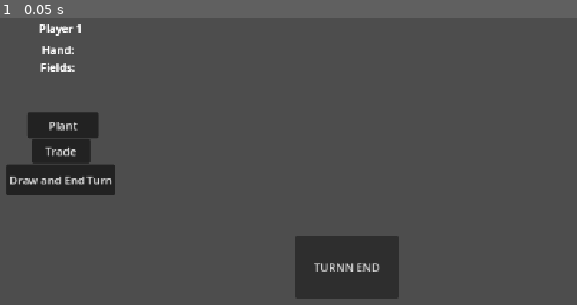
Above: before the commit, frame 1.
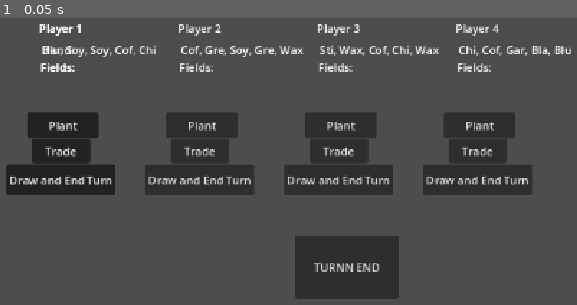
Above: after the commit, the same moment.

Repository: mahnoorqadri-serato/bohnanza-online
Game: Godot game, scene res://Scenes/test_scene.tscn
Same seed, same stepped clock (60 frames per second), same inputs: the game is played once before the commit and once after it.
Inputs:
- Up to frame 1 (0.05 s): no input

The runs differ from the first frame. In frame 1, 13% of the frame differs, in the area x 7-99%, y 2-62%.
Error before the commit: Parse Error: Expected indented block after function declaration. (res://Scripts/temp_player_gui.gd:15)

Commit message:
display hand (badly... oops)

Diff:
--- a/Scenes/TempPlayerGUI.tscn
+++ b/Scenes/TempPlayerGUI.tscn
@@ -15,21 +15,19 @@
 text = "Player 1"
 metadata/_edit_use_anchors_ = true
 
-[node name="Hand Label" type="Label" parent="Player/Player Label" unique_id=682335272]
-layout_mode = 0
-offset_left = 4.0
-offset_top = 31.0
-offset_right = 66.0
-offset_bottom = 54.0
+[node name="Hand Label" type="Label" parent="Player" unique_id=682335272]
+offset_left = 122.0
+offset_top = 50.0
+offset_right = 184.0
+offset_bottom = 73.0
 text = "Hand:"
 metadata/_edit_use_anchors_ = true
 
-[node name="Fields Label" type="Label" parent="Player/Player Label" unique_id=837494787]
-layout_mode = 0
-offset_left = 2.0
-offset_top = 56.0
-offset_right = 64.0
-offset_bottom = 79.0
+[node name="Fields Label" type="Label" parent="Player" unique_id=837494787]
+offset_left = 120.0
+offset_top = 75.0
+offset_right = 182.0
+offset_bottom = 98.0
 text = "Fields:"
 metadata/_edit_use_anchors_ = true
 
--- a/Scripts/game_manager.gd
+++ b/Scripts/game_manager.gd
@@ -52,6 +52,7 @@
 		var gui = TEMP_PLAYER_GUI.instantiate()
 		add_child(gui) # to make it show on screen, so that _ready and @onready run
 		gui.set_player_label(new_player.id)
+		gui.set_player_hand(new_player.hand)
 		gui.position.x += new_player.id * GUI_HORZ_SPACING
 		playerGuis.append( gui )
 		print("Player %d, Hand: %s, Fields: %s" % [new_player.id, new_player.hand.print(), new_player.print_fields()])
--- a/Scripts/temp_player_gui.gd
+++ b/Scripts/temp_player_gui.gd
@@ -1,19 +1,21 @@
 extends Node2D
 
-@export var playerNumber: int = -1
+@onready var playerLabel: Label = $"Player/Player Label"
+@onready var handLabel: Label = $"Player/Hand Label"
 
-@onready var playerLabel: Label = $"Player/Player Label"
 
 # Called when the node enters the scene tree for the first time.
 func _ready() -> void:
 	pass
 
 func set_player_label(id: int) -> void:
-	playerNumber = id
-	playerLabel.text = "Player " + str(playerNumber+1) #id is 0 indexed
+	playerLabel.text = "Player " + str(id+1) #id is 0 indexed
 
 func set_player_hand(hand: Hand) -> void:
-
+	var names: Array[String] = []
+	for card in hand.cards:
+		names.append(card.name.substr(0, 3))
+	handLabel.text = ", ".join(names)
 
 # Called every frame. 'delta' is the elapsed time since the previous frame.
 func _process(delta: float) -> void:
